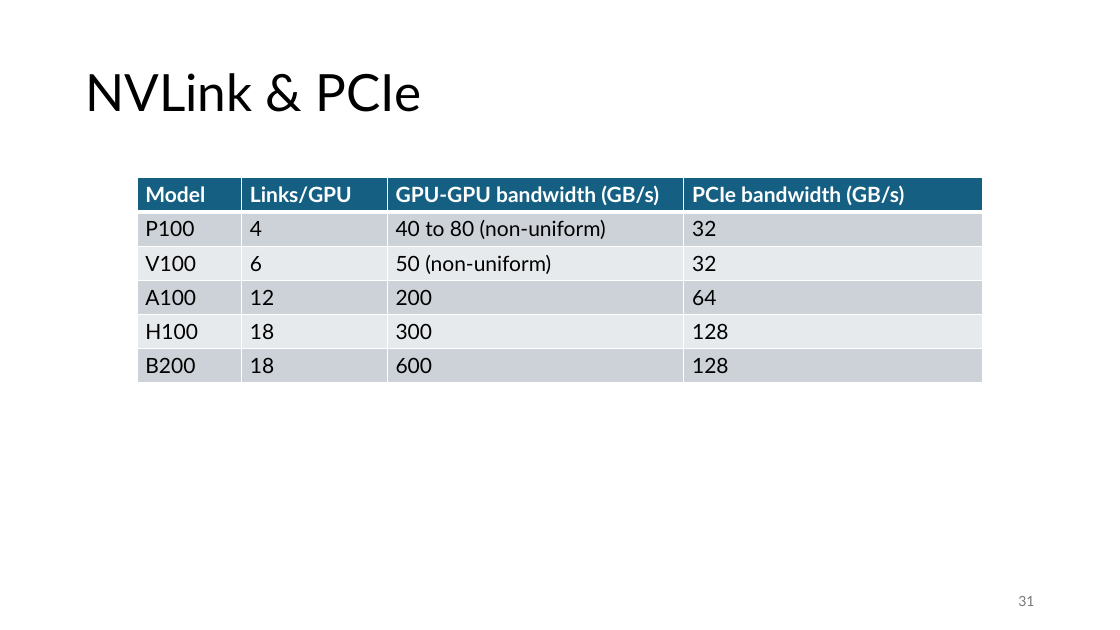
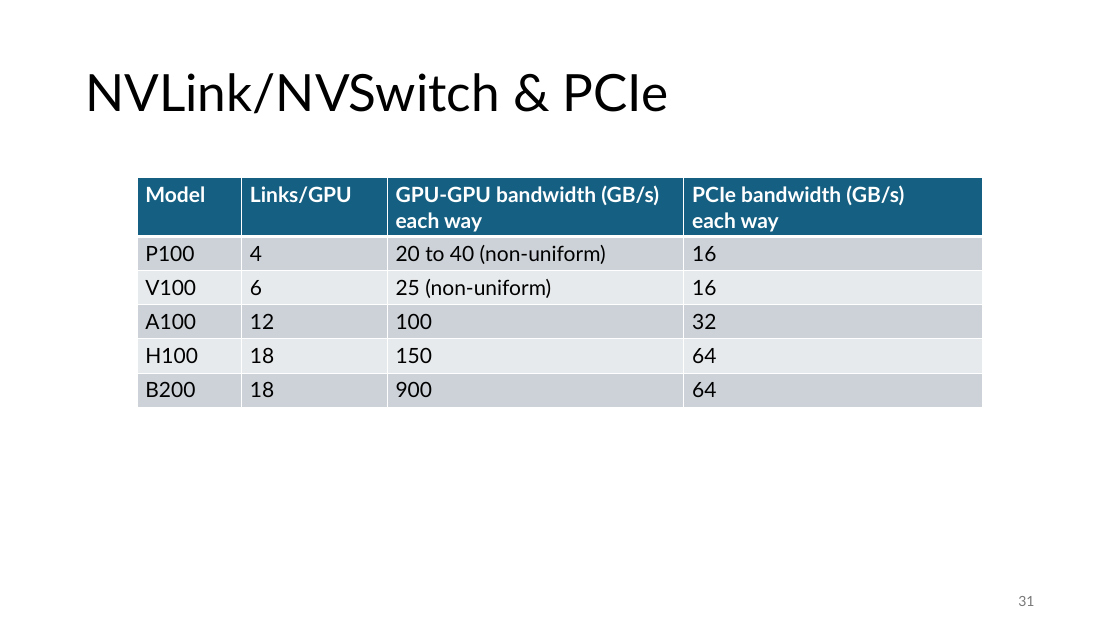
Before and after one commit to gjbex/GPU-programming, a slide deck: slide 31 of gpu_programming.pptx. Drawn at 1120x630 pixels with LibreOffice and Linux fonts; fonts in the diff are those of the drawing. Boxes give left, top, right and bottom in pixels: in the first picture for what was removed or moved away, otherwise in the second. Text is boxed around its words. In the diff, an @@ line names an element or a change of style, - is before the commit and + after.

```diff
--- a/gpu_programming.pptx
+++ b/gpu_programming.pptx
@@ title at (x1=85, y1=73, x2=669, y2=114): text changed @@
-NVLink & PCIe
+NVLink/NVSwitch & PCIe
@@ table at (x1=137, y1=178, x2=982, y2=408) @@
-row 1, column 3: GPU-GPU bandwidth (GB/s)
+row 1, column 3: GPU-GPU bandwidth (GB/s) each way
-row 1, column 4: PCIe bandwidth (GB/s)
+row 1, column 4: PCIe bandwidth (GB/s) each way
-row 2, column 3: 40 to 80 (non-uniform)
+row 2, column 3: 20 to 40 (non-uniform)
-row 2, column 4: 32
+row 2, column 4: 16
-row 3, column 3: 50 (non-uniform)
+row 3, column 3: 25 (non-uniform)
-row 3, column 4: 32
+row 3, column 4: 16
-row 4, column 3: 200
+row 4, column 3: 100
-row 4, column 4: 64
+row 4, column 4: 32
-row 5, column 3: 300
+row 5, column 3: 150
-row 5, column 4: 128
+row 5, column 4: 64
-row 6, column 3: 600
+row 6, column 3: 900
-row 6, column 4: 128
+row 6, column 4: 64
```
Also in this commit, not shown: 4 other slides changed, 1 other file.
